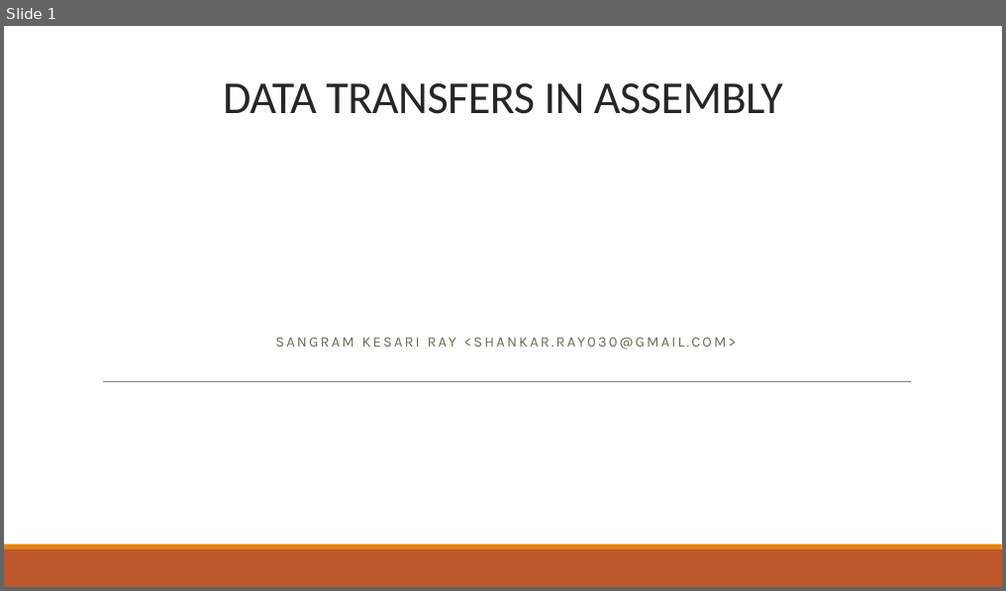
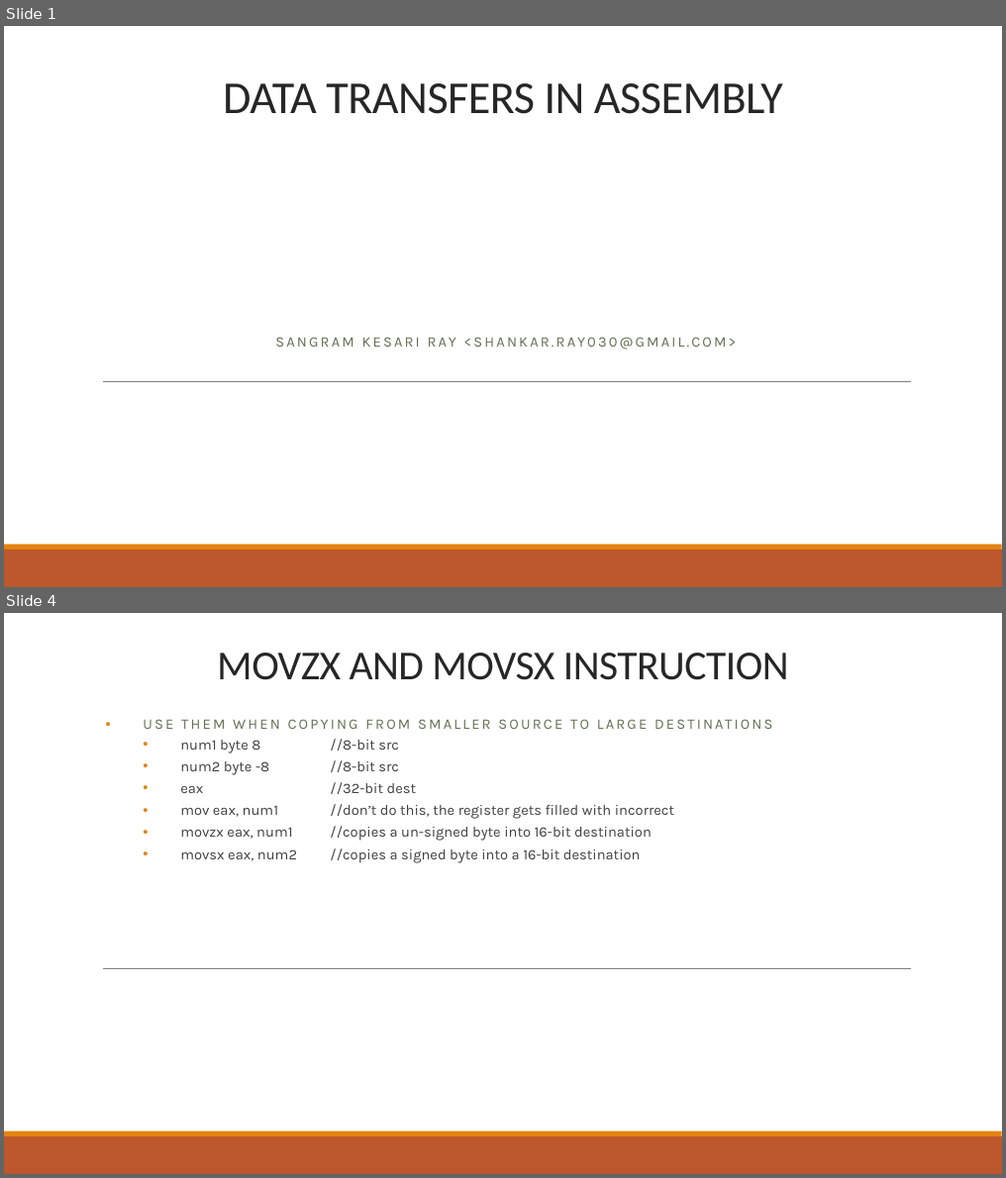
Before and after one commit to b1nch3f/Assembly-Language-Tutorials-for-Windows, a slide deck: 04 Data Transfers/Data Transfers.pptx. Shown one above the other, each under a label of ours: slide 1 before the commit, slides 1 and 4 after it; the slides between them are not shown. The pictures are 1006x591 and 1006x1178 pixels, drawn with LibreOffice and Linux fonts; fonts in the diff are those of the drawing. Boxes give left, top, right and bottom in pixels: in the first picture for what was removed or moved away, otherwise in the second. Text is boxed around its words. In the diff, an @@ line names an element or a change of style, - is before the commit and + after.

```diff
--- a/04 Data Transfers/Data Transfers.pptx
+++ b/04 Data Transfers/Data Transfers.pptx
@@ slide 4 added at (x1=4, y1=613, x2=1002, y2=1174), background #FFFFFF; not listed: 3 template elements that a slide beside it also shows @@
@@ title added at (x1=217, y1=653, x2=789, y2=680), 39.6 pt, text #262626 @@
+MOVZX AND MOVSX INSTRUCTION
@@ subtitle added at (x1=180, y1=739, x2=674, y2=863), 14 pt, text #404040 @@
+• USE THEM WHEN COPYING FROM SMALLER SOURCE TO LARGE DESTINATIONS
+  • num1 byte 8 //8-bit src
+  • num2 byte -8 //8-bit src
+  • eax //32-bit dest
+  • mov eax, num1 //don’t do this, the register gets filled with incorrect
+  • movzx eax, num1 //copies a un-signed byte into 16-bit destination
+  • movsx eax, num2 //copies a signed byte into a 16-bit destination
```
Also in this commit, not shown: 6 other slides added, 19 slides removed, 16 other files.
